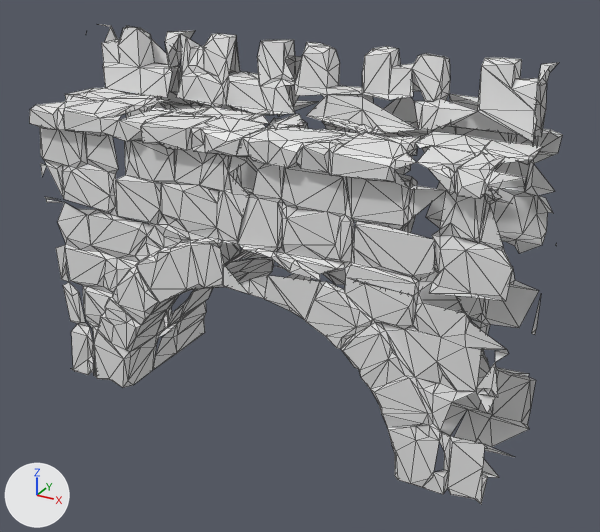
Two versions of the glTF model docs/pc/look_target/crosshaven_city/work/3d_cities/crosshaven/walls/bld_wall_watertunnel_a_LOD1.glb, one commit apart.
Before and after are seen from a 50 mm camera at (6.17, -10.65, 7.9) aimed at (0.33, -0.02, 2.59). Every picture has the same lights, and +X, +Y and +Z are marked at lower left. The picture after the commit comes second. Mesh edges are drawn as thin lines. Materials are left out; every surface is plain grey.

Before the edit, the objects in view are built like this:
```python
me_geometry_0 = bpy.data.meshes.new('geometry_0')
me_geometry_0.from_pydata(...)  # 1720 vertices, 2833 faces; spans x -4.0..4.0, y -1.25..1.25, z 0.0..6.0
me_geometry_0.materials.append(mat_tripo_material_09f95eb5_85f7_4320_9bb8_ab2f809b4526)
ob_geometry_0 = bpy.data.objects.new('geometry_0', me_geometry_0)
ob_geometry_0.location = (0.0, 0.0, 0.0)
```
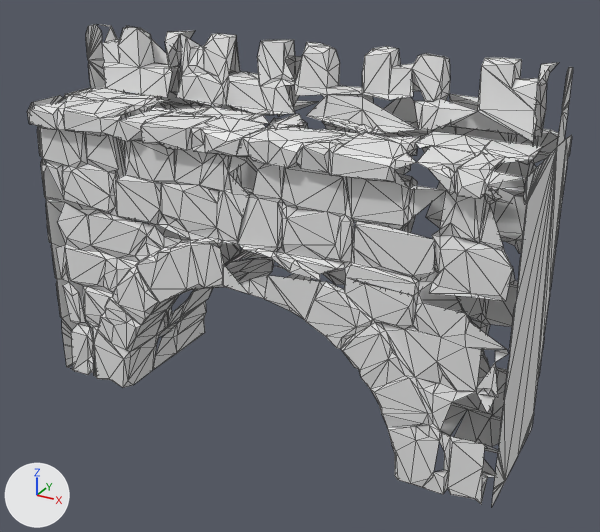
Boxes (x1, y1, x2, y2) around the edits, measured in the pictures (600 x 532 px):
'geometry_0', reshaped
    before: (29, 24, 563, 504)
    after: (27, 24, 573, 506)
part 1 of me_geometry_0, added
    after: (492, 67, 573, 506)
part 2 of me_geometry_0, added
    after: (27, 24, 136, 368)

What the commit changed:
me_geometry_0 is used by ob_geometry_0; location (0.0, 0.0, 0.0).
me_geometry_0 had 1720 vertices, 2833 faces and spanned x -4.0..4.0, y -1.25..1.25, z 0.0..6.0.
me_geometry_0 now has 2232 vertices, 3341 faces and spans x -4.0..4.0, y -1.25..1.25, z 0.0..6.0.
me_geometry_0 part 1: a new loose piece of 259 vertices spanning x 4.0, y -1.24..1.24, z 0.0..5.96.
me_geometry_0 part 2: a new loose piece of 253 vertices spanning x -4.0, y -1.19..1.19, z 0.0..5.97.
